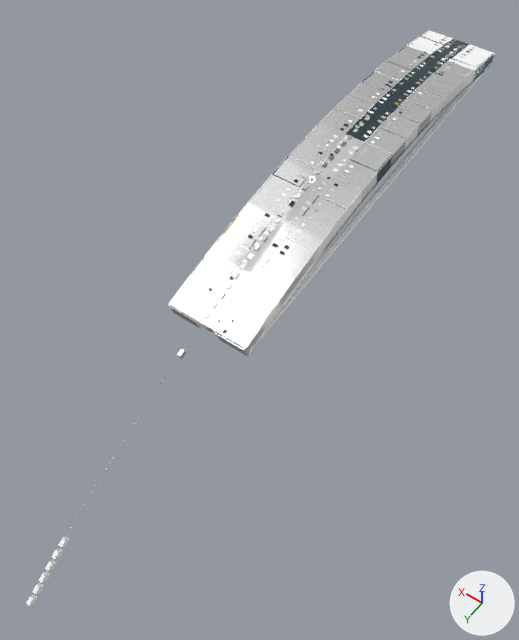
Before and after pictures for a commit that changed the glTF model ship/3d/models/chunks/xuanshu_interior_C37.glb.
Rendered twice from a 50 mm camera at (168.1, 119.7, 284.3) aimed at (220.4, 46.4, 169.2). Lighting does not change. The marker at lower right points along +X, +Y and +Z. The picture after the commit comes second. Where no turn or scale is listed for an object, it has been applied to the vertices. Vertices at exactly the same position are counted once.

Script lines for the objects in view, before the commit:
```python
ob_unit_hab_005_s34179 = bpy.data.objects.new('UNIT-HAB-005_S34179', me_unit_hab_005_s34179)
ob_unit_hab_005_s34179.location = (0.0, 0.0, 0.0)
```
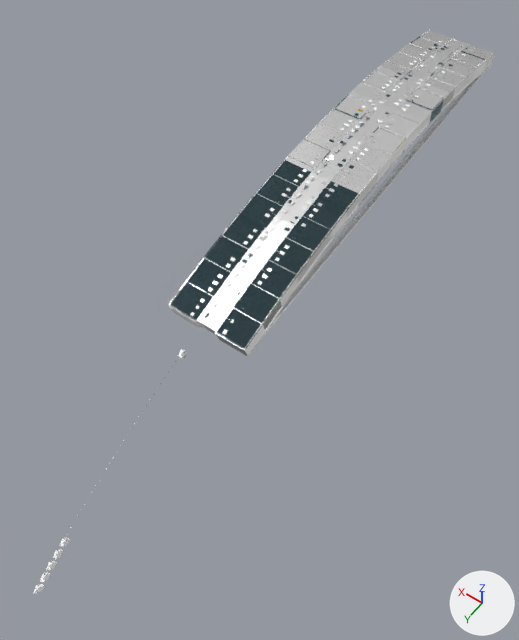
The change, as a diff of the scene's bpy script:
```diff
--- a/ship/3d/models/chunks/xuanshu_interior_C37.glb.py
+++ b/ship/3d/models/chunks/xuanshu_interior_C37.glb.py
@@ me_unit_hab_005_s34179 @@
 # used by ob_unit_hab_005_s34179; location = (0.0, 0.0, 0.0)
-me_unit_hab_005_s34179.from_pydata(...)  # 38518 vertices, 28480 faces; spans x 212.0..230.0, y -38.0..113.0, z 157.0..193.0
+me_unit_hab_005_s34179.from_pydata(...)  # 37111 vertices, 26254 faces; spans x 212.0..230.0, y -38.0..110.0, z 157.0..193.0
+# me_unit_hab_005_s34179 part 1: 271 loose pieces with 938 vertices, spanning x 220.0..222.0, y -34.0..113.0, z 157.0..193.0, are deleted
+# me_unit_hab_005_s34179 part 2: 2134 vertices moved within x 217.0..225.0, y -37.0..70.0, z 180.0..193.0; 755 vertices removed from x 217.0..224.0, y -35.0..69.0, z 180.0..193.0; 331 vertices added at x 218.0..224.0, y -35.0..68.0, z 179.0..193.0
+# me_unit_hab_005_s34179 part 3: 203 vertices moved within x 222.0, y 101.0..110.0, z 158.0..165.0; 68 vertices removed from x 222.0, y 101.0..110.0, z 158.0..164.0; 12 vertices added at x 222.0..223.0, y 101.0..108.0, z 157.0..164.0
+# me_unit_hab_005_s34179 part 4: 136 faces spanning x 217.0..225.0, y -37.0..75.0, z 178.0..193.0 switch from mat_hi_paint (white #ffffff) to mat_hi_glass (dark cyan #27383e)
+# me_unit_hab_005_s34179 part 5: 104 faces spanning x 212.0..230.0, y -32.0..77.0, z 177.0..193.0 switch from mat_hi_steel (white #ffffff) to mat_hi_glass (dark cyan #27383e)
+# me_unit_hab_005_s34179 part 6: 160 faces spanning x 217.0..225.0, y -27.0..78.0, z 177.0..193.0 switch from mat_hi_glass (dark cyan #27383e) to mat_hi_paint (white #ffffff)
+# me_unit_hab_005_s34179 part 7: 250 faces spanning x 212.0..230.0, y -38.0..79.0, z 176.0..193.0 switch from mat_hi_glass (dark cyan #27383e) to mat_hi_dksteel (white #ffffff)
+# other edits to the shape of me_unit_hab_005_s34179 do not show in these pictures
 me_unit_hab_005_s34179.materials.append(mat_mat_int_wall)
```

Boxes [x1, y1, x2, y2] around the edits, measured in the pictures (519 x 640 px; the box of a moved part takes in the faces that stretch with it):
'UNIT-HAB-005_S34179', reshaped
    before: [26, 30, 495, 606]
    after: [33, 30, 495, 594]
part 1 of me_unit_hab_005_s34179, deleted
    before: [26, 46, 462, 606]
part 2 of me_unit_hab_005_s34179, moved or reshaped
    before: [172, 36, 466, 367]
    after: [175, 38, 467, 362]
part 3 of me_unit_hab_005_s34179, moved or reshaped
    before: [32, 537, 70, 594]
    after: [33, 534, 71, 594]
part 4 of me_unit_hab_005_s34179, recoloured
    both: [277, 48, 432, 239]
part 5 of me_unit_hab_005_s34179, recoloured
    both: [209, 44, 453, 294]
part 6 of me_unit_hab_005_s34179, recoloured
    both: [222, 54, 458, 334]
part 7 of me_unit_hab_005_s34179, recoloured
    both: [208, 43, 494, 302]
